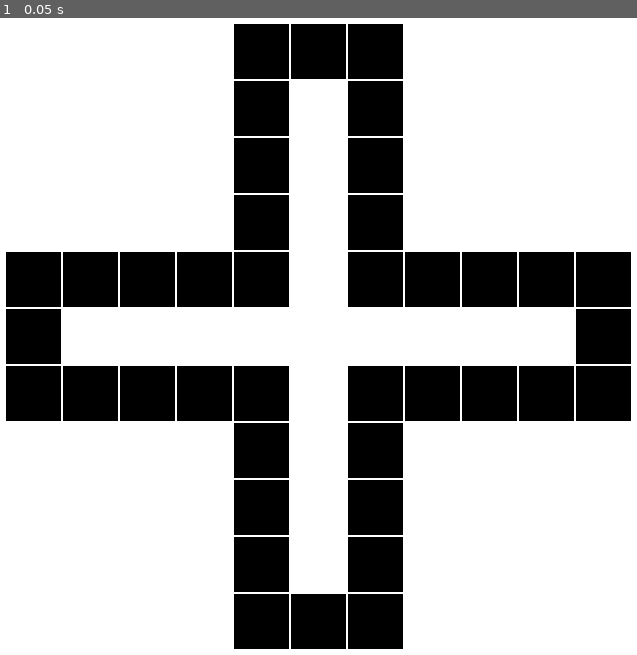
Above: before the commit, frame 1.
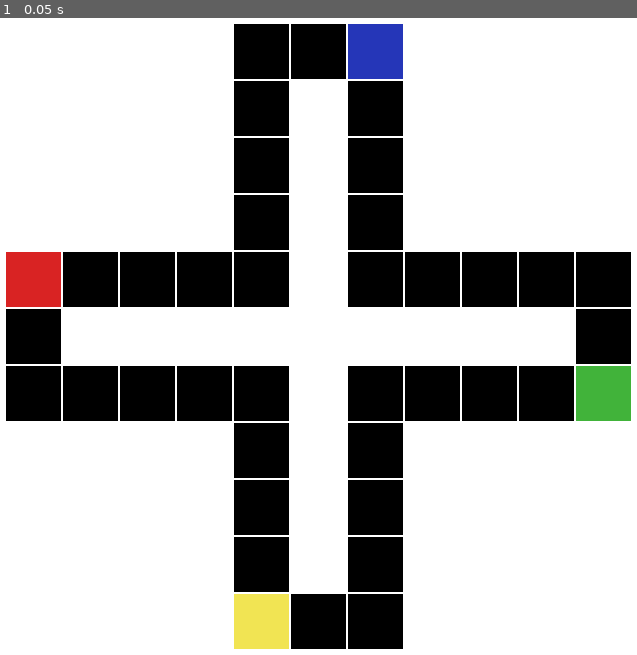
Above: after the commit, the same moment.

Repository: Kielson123/Ludo-Dungeon
Game: Godot game, scene res://Game/Boards/Board4/board_4.tscn
Same seed, same stepped clock (60 frames per second), same inputs: the game is played once before the commit and once after it. This scene is started directly instead of the project's main scene.
Inputs:
- Up to frame 1 (0.05 s): no input

The runs differ from the first frame. In frame 1, 3.0% of the frame differs, in the area x 0-100%, y 0-100%.
Error after the commit: Invalid access to property or key 'color' on a base object of type 'Dictionary'. (res://Game/Boards/Board4/board_4.gd:7)

Commit message:
Added colored starting tiles

Diff:
--- a/Game/Boards/Board4/board_4.gd
+++ b/Game/Boards/Board4/board_4.gd
@@ -1,6 +1,7 @@
 class_name Board4 extends Board
 
-@export var player_1: Dictionary
-@export var player_2: Dictionary
-@export var player_3: Dictionary
-@export var player_4: Dictionary
+var player_data: Array[Dictionary] = [{}, {}, {}, {}]
+
+func _ready() -> void:
+	for i in starting_tiles.size():
+		starting_tiles[i].texture = Global.player_color_tiles[player_data[i]["color"]]
--- a/Game/Boards/Board4/board_4.tscn
+++ b/Game/Boards/Board4/board_4.tscn
@@ -1,9 +1,13 @@
-[gd_scene load_steps=3 format=3 uid="uid://d1rwgwto16neu"]
+[gd_scene load_steps=7 format=3 uid="uid://d1rwgwto16neu"]
 
 [ext_resource type="Script" path="res://Game/Boards/Board4/board_4.gd" id="1_wg12l"]
 [ext_resource type="Texture2D" uid="uid://dhslwmayr66ei" path="res://Assets/Game/tile.png" id="2_xfqoh"]
-
-[node name="Board-4" type="Control" node_paths=PackedStringArray("background", "tiles")]
+[ext_resource type="Texture2D" uid="uid://d27nd1on1ur5x" path="res://Assets/Game/blue_tile.png" id="3_f7dw7"]
+[ext_resource type="Texture2D" uid="uid://cg2tkfgkgwve6" path="res://Assets/Game/red_tile.png" id="4_jyj6i"]
+[ext_resource type="Texture2D" uid="uid://cs8bk7ve17yfa" path="res://Assets/Game/green_tile.png" id="5_4apwn"]
+[ext_resource type="Texture2D" uid="uid://beixueqlatgi" path="res://Assets/Game/yellow_tile.png" id="6_24avq"]
+
+[node name="Board-4" type="Control" node_paths=PackedStringArray("background", "tiles", "starting_tiles")]
 layout_mode = 3
 anchors_preset = 15
 anchor_right = 1.0
@@ -15,6 +19,7 @@
 script = ExtResource("1_wg12l")
 background = NodePath("Background")
 tiles = [NodePath("MarginContainer/CenterContainer/TileContainer/Row1/Tile1"), NodePath("MarginContainer/CenterContaine …(2725 unchanged characters)…
+starting_tiles = [NodePath("MarginContainer/CenterContainer/TileContainer/Row1/Tile3"), NodePath("MarginContainer/CenterContainer/TileContainer/Row7/Tile13"), NodePath("MarginContainer/CenterContainer/TileContainer/Row11/Tile23"), NodePath("MarginContainer/CenterContainer/TileContainer/Row5/Tile33")]
 
 [node name="Background" type="ColorRect" parent="."]
 layout_mode = 1
@@ -41,12 +46,12 @@
 [node name="CenterContainer" type="CenterContainer" parent="MarginContainer"]
 layout_mode = 2
 
-[node name="TileContainer" type="VBoxContainer" parent="MarginContainer/CenterContainer"]
+[node name="TileContainer" type="VBoxContainer" parent="MarginContainer/CenterContainer" groups=["TileContainers"]]
 self_modulate = Color(1, 1, 1, 0)
 layout_mode = 2
 theme_override_constants/separation = 2
 
-[node name="Row1" type="GridContainer" parent="MarginContainer/CenterContainer/TileContainer"]
+[node name="Row1" type="GridContainer" parent="MarginContainer/CenterContainer/TileContainer" groups=["TileContainers"]]
 layout_mode = 2
 theme_override_constants/h_separation = 2
 theme_override_constants/v_separation = 2
@@ -83,7 +88,7 @@
 [node name="Tile3" type="TextureRect" parent="MarginContainer/CenterContainer/TileContainer/Row1"]
 custom_minimum_size = Vector2(55, 55)
 layout_mode = 2
-texture = ExtResource("2_xfqoh")
+texture = ExtResource("3_f7dw7")
 stretch_mode = 5
 
 [node name="EmptyTile5" type="Control" parent="MarginContainer/CenterContainer/TileContainer/Row1"]
@@ -102,7 +107,7 @@
 custom_minimum_size = Vector2(55, 55)
 layout_mode = 2
 
-[node name="Row2" type="GridContainer" parent="MarginContainer/CenterContainer/TileContainer"]
+[node name="Row2" type="GridContainer" parent="MarginContainer/CenterContainer/TileContainer" groups=["TileContainers"]]
 layout_mode = 2
 theme_override_constants/h_separation = 2
 theme_override_constants/v_separation = 2
@@ -156,7 +161,7 @@
 custom_minimum_size = Vector2(55, 55)
 layout_mode = 2
 
-[node name="Row3" type="GridContainer" parent="MarginContainer/CenterContainer/TileContainer"]
+[node name="Row3" type="GridContainer" parent="MarginContainer/CenterContainer/TileContainer" groups=["TileContainers"]]
 layout_mode = 2
 theme_override_constants/h_separation = 2
 theme_override_constants/v_separation = 2
@@ -210,7 +215,7 @@
 custom_minimum_size = Vector2(55, 55)
 layout_mode = 2
 
-[node name="Row4" type="GridContainer" parent="MarginContainer/CenterContainer/TileContainer"]
+[node name="Row4" type="GridContainer" parent="MarginContainer/CenterContainer/TileContainer" groups=["TileContainers"]]
 layout_mode = 2
 theme_override_constants/h_separation = 2
 theme_override_constants/v_separation = 2
@@ -264,7 +269,7 @@
 custom_minimum_size = Vector2(55, 55)
 layout_mode = 2
 
-[node name="Row5" type="GridContainer" parent="MarginContainer/CenterContainer/TileContainer"]
+[node name="Row5" type="GridContainer" parent="MarginContainer/CenterContainer/TileContainer" groups=["TileContainers"]]
 layout_mode = 2
 theme_override_constants/h_separation = 2
 theme_override_constants/v_separation = 2
@@ -273,7 +278,7 @@
 [node name="Tile33" type="TextureRect" parent="MarginContainer/CenterContainer/TileContainer/Row5"]
 custom_minimum_size = Vector2(55, 55)
 layout_mode = 2
-texture = ExtResource("2_xfqoh")
+texture = ExtResource("4_jyj6i")
 stretch_mode = 5
 
 [node name="Tile34" type="TextureRect" parent="MarginContainer/CenterContainer/TileContainer/Row5"]
@@ -334,7 +339,7 @@
 texture = ExtResource("2_xfqoh")
 stretch_mode = 5
 
-[node name="Row6" type="GridContainer" parent="MarginContainer/CenterContainer/TileContainer"]
+[node name="Row6" type="GridContainer" parent="MarginContainer/CenterContainer/TileContainer" groups=["TileContainers"]]
 layout_mode = 2
 theme_override_constants/h_separation = 2
 theme_override_constants/v_separation = 2
@@ -388,7 +393,7 @@
 texture = ExtResource("2_xfqoh")
 stretch_mode = 5
 
-[node name="Row7" type="GridContainer" parent="MarginContainer/CenterContainer/TileContainer"]
+[node name="Row7" type="GridContainer" parent="MarginContainer/CenterContainer/TileContainer" groups=["TileContainers"]]
 layout_mode = 2
 theme_override_constants/h_separation = 2
 theme_override_constants/v_separation = 2
@@ -455,10 +460,10 @@
 [node name="Tile13" type="TextureRect" parent="MarginContainer/CenterContainer/TileContainer/Row7"]
 custom_minimum_size = Vector2(55, 55)
 layout_mode = 2
-texture = ExtResource("2_xfqoh")
-stretch_mode = 5
-
-[node name="Row8" type="GridContainer" parent="MarginContainer/CenterContainer/TileContainer"]
+texture = ExtResource("5_4apwn")
+stretch_mode = 5
+
+[node name="Row8" type="GridContainer" parent="MarginContainer/CenterContainer/TileContainer" groups=["TileContainers"]]
 layout_mode = 2
 theme_override_constants/h_separation = 2
 theme_override_constants/v_separation = 2
@@ -512,7 +517,7 @@
 custom_minimum_size = Vector2(55, 55)
 layout_mode = 2
 
-[node name="Row9" type="GridContainer" parent="MarginContainer/CenterContainer/TileContainer"]
+[node name="Row9" type="GridContainer" parent="MarginContainer/CenterContainer/TileContainer" groups=["TileContainers"]]
 layout_mode = 2
 theme_override_constants/h_separation = 2
 theme_override_constants/v_separation = 2
@@ -566,7 +571,7 @@
 custom_minimum_size = Vector2(55, 55)
 layout_mode = 2
 
-[node name="Row10" type="GridContainer" parent="MarginContainer/CenterContainer/TileContainer"]
+[node name="Row10" type="GridContainer" parent="MarginContainer/CenterContainer/TileContainer" groups=["TileContainers"]]
 layout_mode = 2
 theme_override_constants/h_separation = 2
 theme_override_constants/v_separation = 2
@@ -620,7 +625,7 @@
 custom_minimum_size = Vector2(55, 55)
 layout_mode = 2
 
-[node name="Row11" type="GridContainer" parent="MarginContainer/CenterContainer/TileContainer"]
+[node name="Row11" type="GridContainer" parent="MarginContainer/CenterContainer/TileContainer" groups=["TileContainers"]]
 layout_mode = 2
 theme_override_constants/h_separation = 2
 theme_override_constants/v_separation = 2
@@ -645,7 +650,7 @@
 [node name="Tile23" type="TextureRect" parent="MarginContainer/CenterContainer/TileContainer/Row11"]
 custom_minimum_size = Vector2(55, 55)
 layout_mode = 2
-texture = ExtResource("2_xfqoh")
+texture = ExtResource("6_24avq")
 stretch_mode = 5
 
 [node name="Tile22" type="TextureRect" parent="MarginContainer/CenterContainer/TileContainer/Row11"]
--- a/Game/Boards/board.gd
+++ b/Game/Boards/board.gd
@@ -3,3 +3,4 @@
 
 @export var background: Control
 @export var tiles: Array[TextureRect]
+@export var starting_tiles: Array[TextureRect]
--- a/Game/game.gd
+++ b/Game/game.gd
@@ -23,9 +23,19 @@
 	var board_size: Vector2 = Global.main_scene.ui.size
 	match (bot_number + player_number):
 		4:
+			var player1: Dictionary = game_data["player1"] if game_data.has("player1") else {}
+			var player2: Dictionary = game_data["player2"] if game_data.has("player2") else {}
+			var player3: Dictionary = game_data["player3"] if game_data.has("player3") else {}
+			var player4: Dictionary = game_data["player4"] if game_data.has("player4") else {}
 			board = BOARD_4.instantiate()
-		_:
-			board = BOARD_4.instantiate()
+			if player1.has_all(["color"]):
+				board.player_data[0]["color"] = player1["color"]
+			if player2.has_all(["color"]):
+				board.player_data[1]["color"] = player2["color"]
+			if player3.has_all(["color"]):
+				board.player_data[2]["color"] = player3["color"]
+			if player4.has_all(["color"]):
+				board.player_data[3]["color"] = player4["color"]
 	add_child(board)
 
 func setup_local_multiplayer(_game_data: Dictionary) -> void:
--- a/Util/global.gd
+++ b/Util/global.gd
@@ -1,4 +1,15 @@
 extends Node
+
+const player_colors: Array[StringName] = ["green", "blue", "red", "yellow", "orange", "purple"]
+
+var player_color_tiles: Dictionary = {
+	"blue": load("res://Assets/Game/blue_tile.png"),
+	"green": load("res://Assets/Game/green_tile.png"),
+	"orange": load("res://Assets/Game/orange_tile.png"),
+	"purple": load("res://Assets/Game/purple_tile.png"),
+	"red": load("res://Assets/Game/red_tile.png"),
+	"yellow": load("res://Assets/Game/yellow_tile.png"),
+}
 
 enum GAME_TYPE {
 	SINGLEPLAYER,
Binary file added: Assets/Game/blue_tile.png
Binary file added: Assets/Game/green_tile.png
Binary file added: Assets/Game/orange_tile.png
Binary file added: Assets/Game/purple_tile.png
Binary file added: Assets/Game/red_tile.png
Binary file added: Assets/Game/yellow_tile.png
